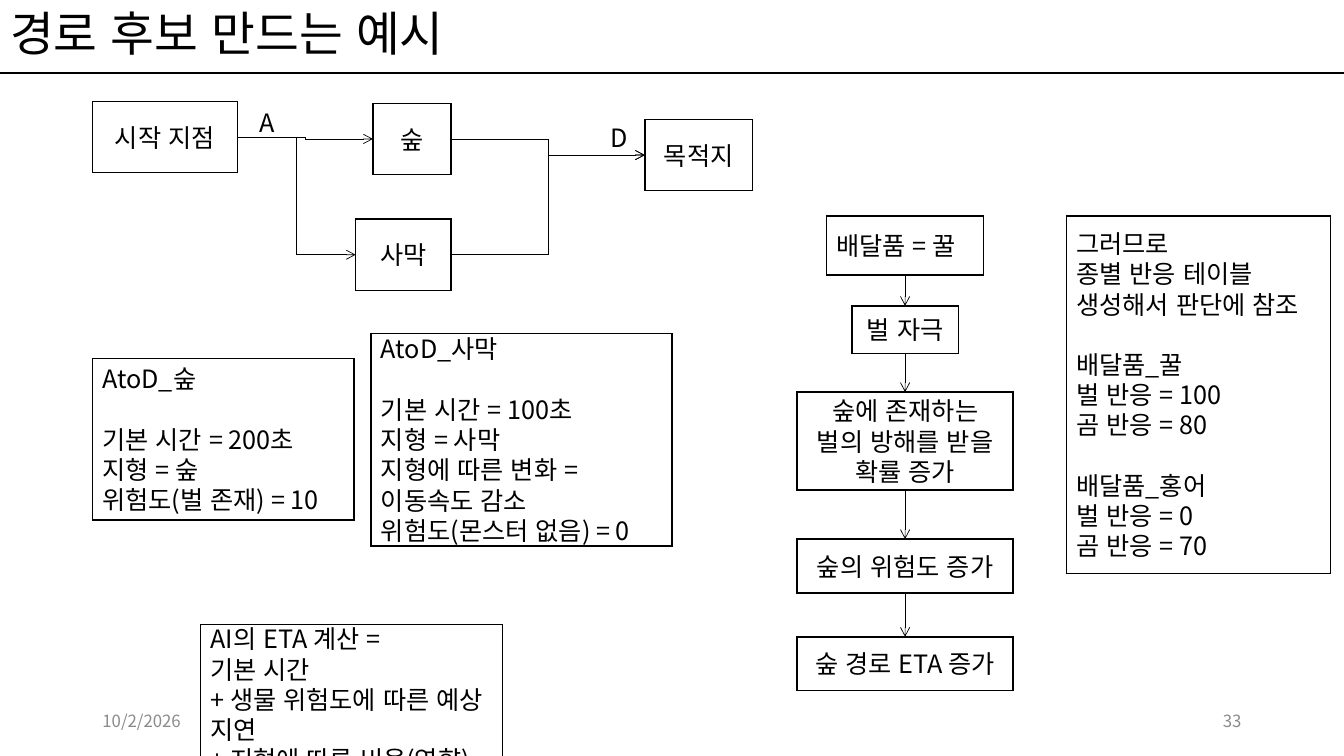
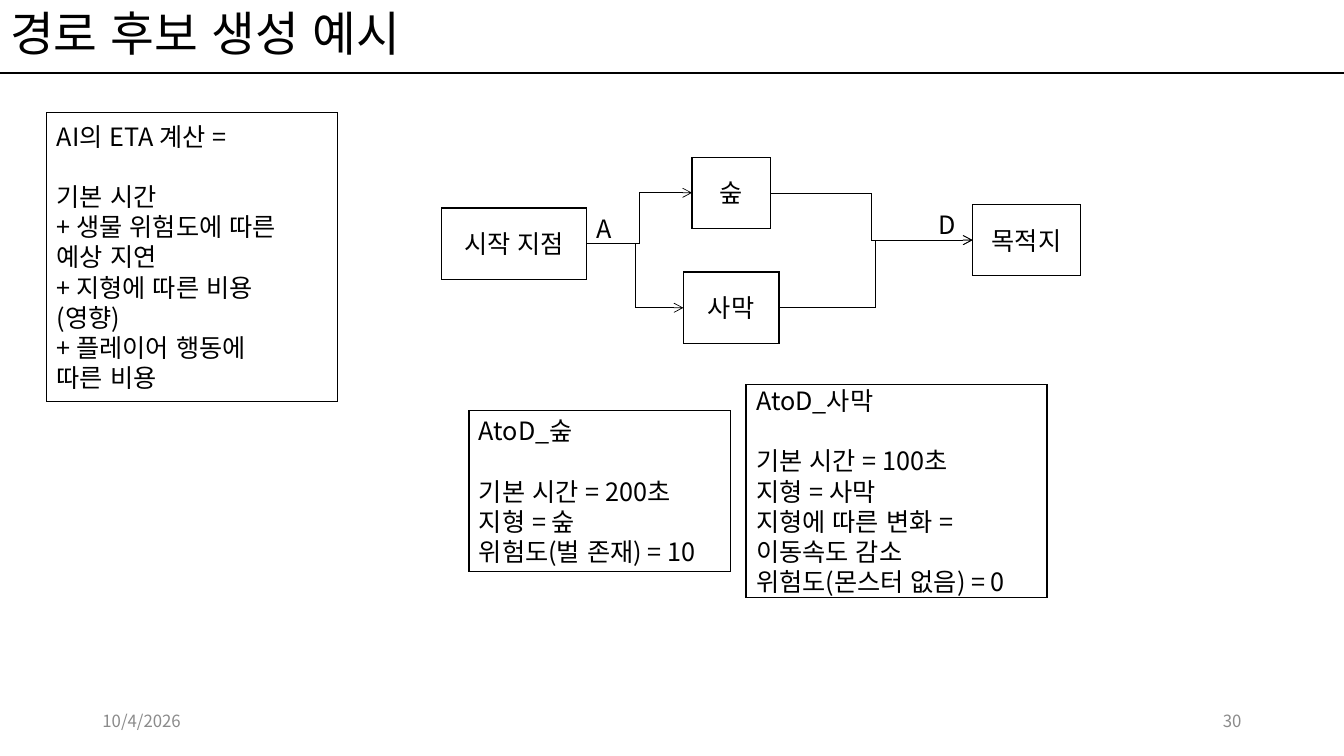
Before and after one commit to kwakyerin/2026_Graduation_Project, a slide deck: slide 30 of documents/HyunahKwon/design/designing/for_teammates/프로토타입_기획.pptx (slide 33 before the commit). Drawn at 1344x756 pixels with LibreOffice and Linux fonts; fonts in the diff are those of the drawing. Boxes give left, top, right and bottom in pixels: in the first picture for what was removed or moved away, otherwise in the second. Text is boxed around its words. In the diff, an @@ line names an element or a change of style, - is before the commit and + after.

Commit message:
프로토타입 기획서 가독성 증가 및 일부 수정

```diff
--- a/documents/HyunahKwon/design/designing/for_teammates/프로토타입_기획.pptx
+++ b/documents/HyunahKwon/design/designing/for_teammates/프로토타입_기획.pptx
@@ title at [10, 11, 400, 55]: text changed @@
-경로 후보 만드는 예시
+경로 후보 생성 예시
@@ rectangle "AI의 ETA 계산 =": place and size @@
-rectangle "AI의 ETA 계산 =" at [201, 625, 503, 756]
+rectangle "AI의 ETA 계산 =" at [46, 112, 337, 401]
@@ rectangle "숲": place and size @@
-rectangle "숲" at [373, 104, 452, 175]
+rectangle "숲" at [693, 157, 771, 229]
@@ rectangle "시작 지점": place and size @@
-rectangle "시작 지점" at [93, 102, 238, 173]
+rectangle "시작 지점" at [442, 208, 587, 279]
@@ text "A": place and size @@
-text "A" at [259, 113, 274, 138]
+text "A" at [596, 219, 611, 244]
@@ elbow arrow moved from (237, 137) - (373, 139) to (587, 244) - (693, 193) @@
@@ elbow arrow moved from (452, 139) - (645, 155) to (770, 193) - (973, 240) @@
@@ text "D": place and size @@
-text "D" at [611, 128, 628, 147]
+text "D" at [939, 215, 956, 234]
@@ rectangle "목적지": place and size @@
-rectangle "목적지" at [645, 120, 753, 192]
+rectangle "목적지" at [973, 205, 1081, 276]
@@ rectangle removed at [827, 216, 984, 275] @@
-배달품 = 꿀
@@ rectangle removed at [1067, 216, 1331, 573] @@
-그러므로
-종별 반응 테이블 생성해서 판단에 참조
-배달품_꿀
-벌 반응 = 100
-곰 반응 = 80
-배달품_홍어
-벌 반응 = 0
-곰 반응 = 70
@@ elbow arrow moved from (237, 137) - (356, 255) to (587, 244) - (684, 308) @@
@@ elbow arrow moved from (452, 255) - (645, 155) to (779, 308) - (973, 240) @@
@@ text in rectangle at [57, 276, 252, 332]: spaces changed @@
-+ 지형에 따른 비용(영향)
++ 지형에 따른 비용
+(영향)
@@ rectangle "사막": place and size @@
-rectangle "사막" at [356, 219, 452, 290]
+rectangle "사막" at [684, 272, 779, 344]
@@ elbow arrow removed from (905, 275) to (905, 307) @@
@@ rectangle removed at [852, 307, 958, 354] @@
-벌 자극
@@ elbow arrow removed from (905, 354) to (905, 392) @@
@@ rectangle "AtoD_사막": place and size @@
-rectangle "AtoD_사막" at [371, 334, 673, 546]
+rectangle "AtoD_사막" at [746, 385, 1048, 598]
@@ rectangle "AtoD_숲": place and size @@
-rectangle "AtoD_숲" at [93, 359, 355, 520]
+rectangle "AtoD_숲" at [469, 410, 731, 572]
@@ rectangle removed at [798, 392, 1013, 490] @@
-숲에 존재하는
-벌의 방해를 받을 확률 증가
@@ elbow arrow removed from (905, 490) to (905, 539) @@
@@ rectangle removed at [798, 539, 1013, 594] @@
-숲의 위험도 증가
@@ elbow arrow removed from (905, 593) to (905, 637) @@
@@ rectangle removed at [798, 637, 1013, 692] @@
-숲 경로 ETA 증가
@@ text at [102, 714, 180, 730]: text changed @@
-10/2/2026
+10/4/2026
@@ page number at [1223, 714, 1242, 727]: text changed @@
-33
+30
```
Also in this commit, not shown: 33 other slides changed, 1 slide added.
